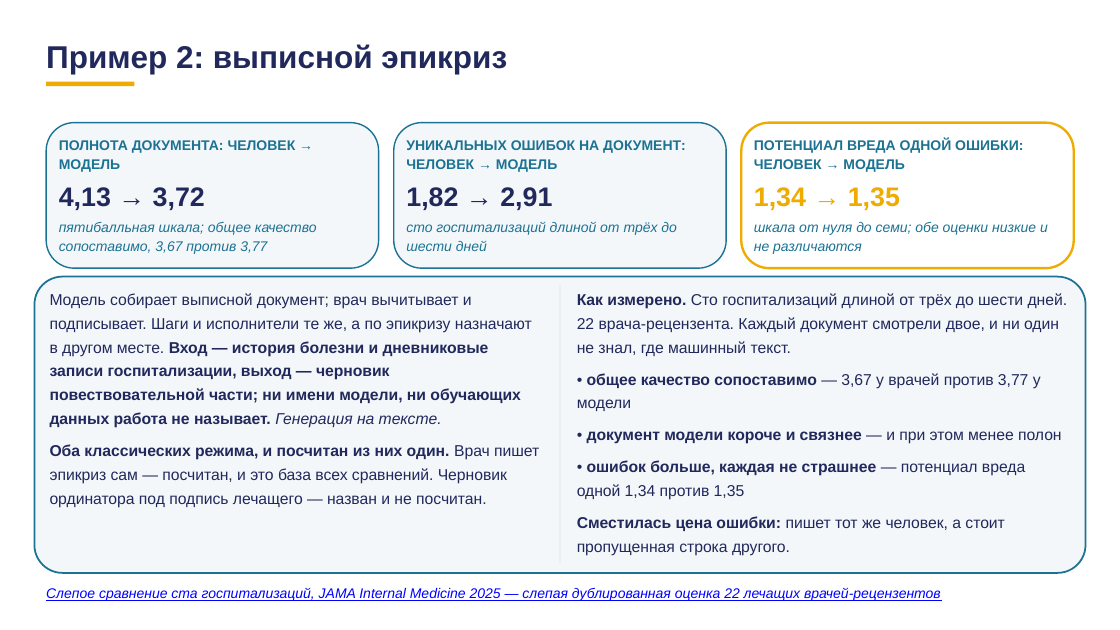
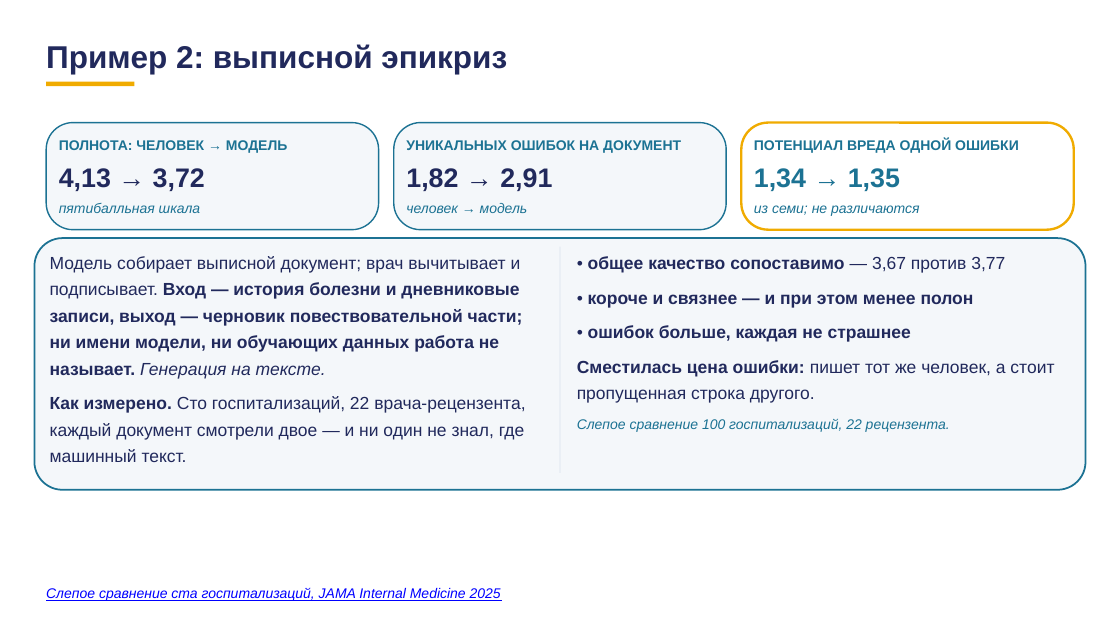
Before and after one commit to tellina-study/AI-usage-lessons, a slide deck: slide 65 of library/lectures/lec-07/rework/deck/lec-07-karkas.pptx (slide 67 before the commit). Drawn at 1120x630 pixels with LibreOffice and Linux fonts; fonts in the diff are those of the drawing. Boxes give left, top, right and bottom in pixels: in the first picture for what was removed or moved away, otherwise in the second. Text is boxed around its words. In the diff, an @@ line names an element or a change of style, - is before the commit and + after.

```diff
--- a/library/lectures/lec-07/rework/deck/lec-07-karkas.pptx
+++ b/library/lectures/lec-07/rework/deck/lec-07-karkas.pptx
@@ rounded rectangle: place and size @@
-rounded rectangle at <box>46,123,379,268</box>
+rounded rectangle at <box>46,123,379,229</box>
@@ text at <box>59,140,287,153</box>: text changed @@
-ПОЛНОТА ДОКУМЕНТА: ЧЕЛОВЕК → МОДЕЛЬ
+ПОЛНОТА: ЧЕЛОВЕК → МОДЕЛЬ
@@ rounded rectangle: place and size @@
-rounded rectangle at <box>394,123,727,268</box>
+rounded rectangle at <box>394,123,727,229</box>
@@ text at <box>406,140,681,153</box>: text changed @@
-УНИКАЛЬНЫХ ОШИБОК НА ДОКУМЕНТ: ЧЕЛОВЕК → МОДЕЛЬ
+УНИКАЛЬНЫХ ОШИБОК НА ДОКУМЕНТ
@@ rounded rectangle: place and size @@
-rounded rectangle at <box>742,123,1075,268</box>
+rounded rectangle at <box>742,123,1075,229</box>
@@ text at <box>754,139,1019,153</box>: text changed @@
-ПОТЕНЦИАЛ ВРЕДА ОДНОЙ ОШИБКИ: ЧЕЛОВЕК → МОДЕЛЬ
+ПОТЕНЦИАЛ ВРЕДА ОДНОЙ ОШИБКИ
@@ 3 texts: place and size @@
-3 texts at <box>59,187,900,210</box>
+3 texts at <box>59,168,900,191</box>
@@ text "1,34 → 1,35" at <box>754,168,900,191</box>: text colour #F0AB00 to #1C7293 @@
@@ text at <box>59,203,200,213</box>: text changed @@
-пятибалльная шкала; общее качество сопоставимо, 3,67 против 3,77
+пятибалльная шкала
@@ text at <box>406,203,528,213</box>: text changed @@
-сто госпитализаций длиной от трёх до шести дней
+человек → модель
@@ text at <box>754,205,920,216</box>: text changed @@
-шкала от нуля до семи; обе оценки низкие и не различаются
+из семи; не различаются
@@ proportions changed in 4 elements at <box>46,123,379,229</box>, <box>394,123,727,229</box>, <box>742,123,1075,229</box>, <box>34,238,1086,490</box> @@
@@ rounded rectangle: place and size @@
-rounded rectangle at <box>34,276,1086,573</box>
+rounded rectangle at <box>34,238,1086,490</box>
@@ text at <box>50,256,525,462</box>: text changed; size 13.5 to 15 pt @@
-Модель собирает выписной документ; врач вычитывает и подписывает. Шаги и исполнители те же, а по эпикризу назначают в другом месте. Вход — история болезни и дневниковые записи госпитализации, выход — черновик повествовательной части; ни имени модели, ни обучающих данных работа не называет. Генерация на тексте.
-Оба классических режима, и посчитан из них один. Врач пишет эпикриз сам — посчитан, и это база всех сравнений. Черновик ординатора под подпись лечащего — назван и не посчитан.
+Модель собирает выписной документ; врач вычитывает и подписывает. Вход — история болезни и дневниковые записи, выход — черновик повествовательной части; ни имени модели, ни обучающих данных работа не называет. Генерация на тексте.
+Как измерено. Сто госпитализаций, 22 врача-рецензента, каждый документ смотрели двое — и ни один не знал, где машинный текст.
@@ rectangle: place and size @@
-rectangle at <box>560,285,560,563</box>
+rectangle at <box>560,246,560,473</box>
@@ text "• общее качество сопоставимо — ...": place and size @@
-text "• общее качество сопоставимо — ..." at <box>577,293,1068,556</box>
+text "• общее качество сопоставимо — ..." at <box>577,256,1054,432</box>
@@ text at <box>588,256,1005,342</box>: text changed; size 13.5 to 15 pt; bold on @@
-Как измерено. Сто госпитализаций длиной от трёх до шести дней. 22 врача-рецензента. Каждый документ смотрели двое, и ни один не знал, где машинный текст.
-• общее качество сопоставимо — 3,67 у врачей против 3,77 у модели
-• документ модели короче и связнее — и при этом менее полон
-• ошибок больше, каждая не страшнее — потенциал вреда одной 1,34 против 1,35
+• общее качество сопоставимо — 3,67 против 3,77
+• короче и связнее — и при этом менее полон
+• ошибок больше, каждая не страшнее
@@ text at <box>577,360,1054,403</box>: size 13.5 to 15 pt in "Сместилась цена ошибки: пишет тот же человек, ..." @@
@@ text at <box>577,419,950,432</box>: paragraph added @@
+Слепое сравнение 100 госпитализаций, 22 рецензента.
@@ text at <box>46,588,501,601</box>: text changed @@
-Слепое сравнение ста госпитализаций, JAMA Internal Medicine 2025 — слепая дублированная оценка 22 лечащих врачей-рецензентов
+Слепое сравнение ста госпитализаций, JAMA Internal Medicine 2025
```
Also in this commit, not shown: 77 other slides changed, 23 slides added, 24 slides removed, 1 other file.
